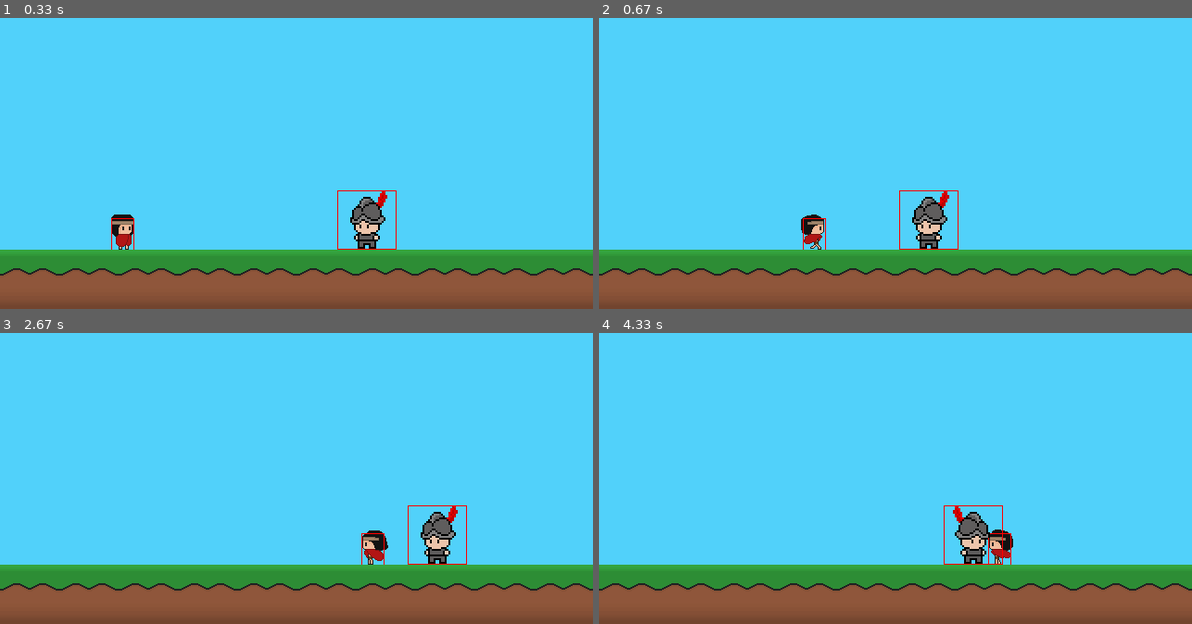
Above: before the commit, frames 1-4 (two rows, left to right).
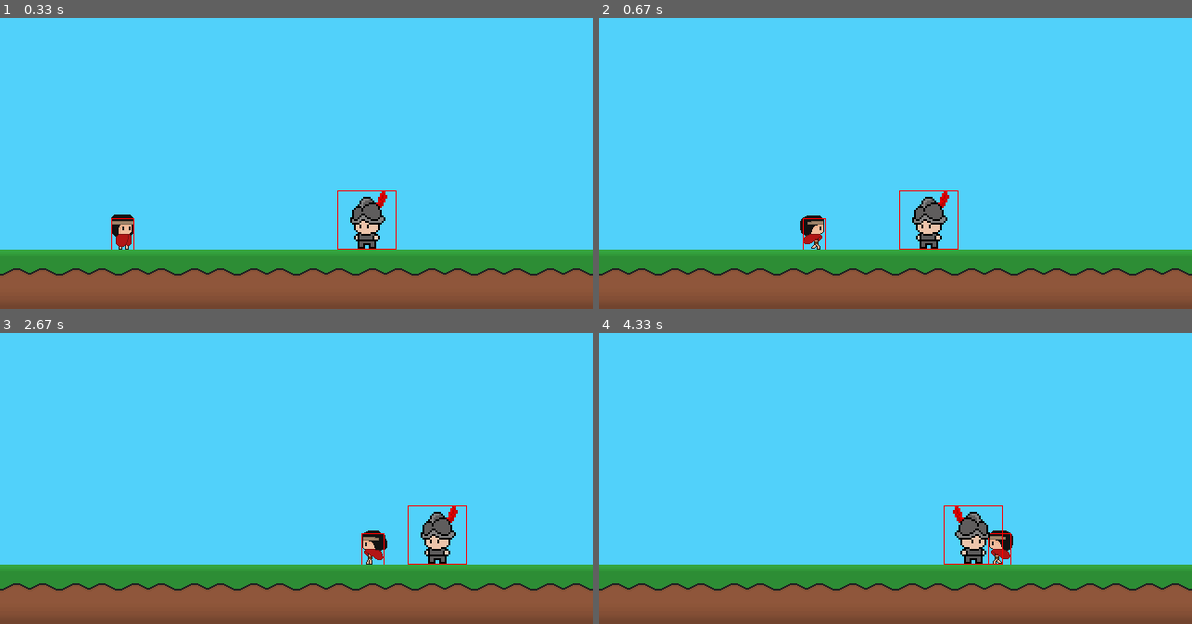
Above: after the commit, the same moments.

Repository: Takoo001/Proyecto-Pygame
Game: pygame game, started from nivel1.py
Same seed, same stepped clock (60 frames per second), same inputs: the game is played once before the commit and once after it.
Inputs:
- Up to frame 1 (0.33 s): no input
- Up to frame 2 (0.67 s): hold Space from 0.33 s (still down); hold D from 0.33 s (still down)
- Up to frame 3 (2.67 s): release Space at 0.8 s; release D at 0.8 s; hold D 0.83-1.3 s; hold W 1.33-1.63 s; hold D 1.67-2.13 s; hold A from 2.17 s (still down)
- Up to frame 4 (4.33 s): release A at 2.7 s; hold A 2.73-3.13 s; hold W 3.17-3.53 s; hold D 3.57-4.2 s; hold A from 4.23 s (still down)

Frame 1 is identical in both runs. In frame 2, less than 0.1% of the frame differs, in the area x 33-38%, y 67-80%; in frame 3, less than 0.1%; in frame 4, less than 0.1%, in the area x 65-70%, y 67-80%.

Commit message:
Eliminando atributos innecesarios

Diff:
--- a/jugador.py
+++ b/jugador.py
@@ -21,13 +21,9 @@
         # Posición Hitbox
 
         # Frames de Sprites Corriendo
-        self.frame_corriendo = 0
-        self.frame_tiempo_corriendo = 0
-        self.frame_milisegundos_corriendo = 100
+        self.frame_milisegundos_corriendo = 50
 
         # Frames de Sprite Atacando
-        self.frame_ataque = 0
-        self.frame_tiempo_ataque = 0
         self.frame_milisegundos_ataque = 10
 
         # Frames de Sprites Girando
@@ -73,7 +69,6 @@
                     self.atacando = True
                     self.ultimo_ataque = tiempo_actual
                     self.tiempo_de_inicio_ataque = tiempo_actual
-                    self.animar_ataque()
 
         # Movimiento
         self.rect.x += mov_x * self.estadisticas["Velocidad"]
@@ -87,7 +82,7 @@
             if mov_x != 0:
                 self.animar_corriendo()
             else:
-                self.imagen = self.quieto
+                self.imagen = self.sprite_quieto
 
         if self.direccion == "DERECHA":
             self.ataque_hitbox = pg.Rect(self.rect.centerx + 15, self.rect.centery - 48, 64, 64)
